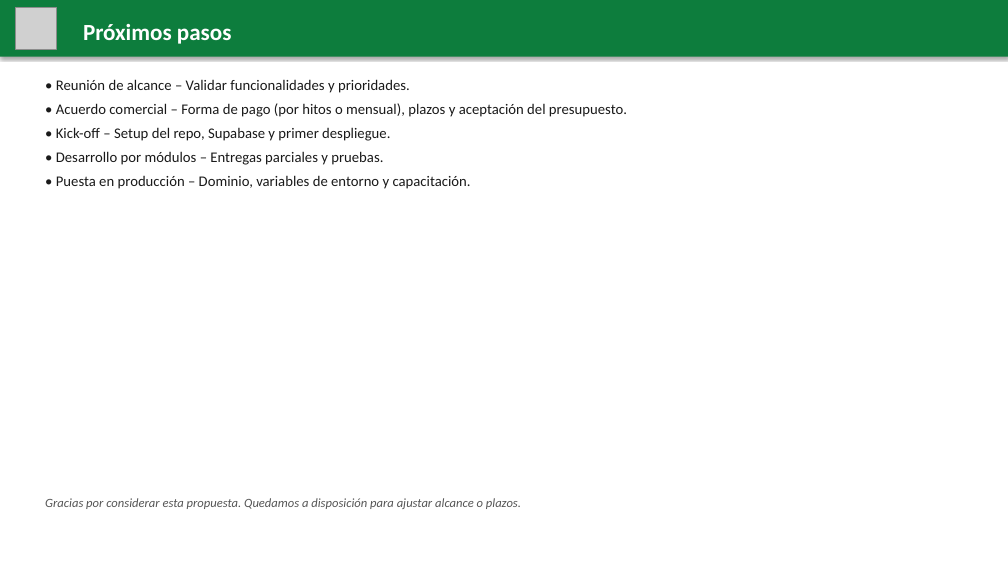
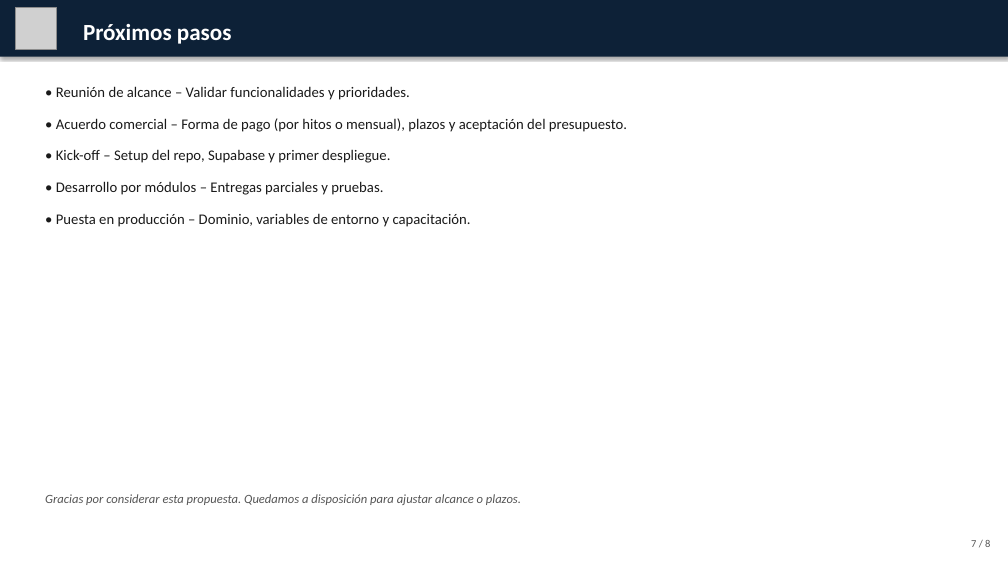
Before and after one commit to lucasbustosmartin-coder/pandy, a slide deck: slide 7 of presentacion/Propuesta_Pandi.pptx. Drawn at 1008x567 pixels with LibreOffice and Linux fonts; fonts in the diff are those of the drawing; grey boxes stand for pictures. Boxes give left, top, right and bottom in pixels: in the first picture for what was removed or moved away, otherwise in the second. Text is boxed around its words. In the diff, an @@ line names an element or a change of style, - is before the commit and + after.

```diff
--- a/presentacion/Propuesta_Pandi.pptx
+++ b/presentacion/Propuesta_Pandi.pptx
@@ rectangle at (x1=0, y1=0, x2=1008, y2=57): fill #0D7D3D to #0D2137 @@
@@ text "• Reunión de alcance – ..." at (x1=56, y1=86, x2=627, y2=227): line spacing 1 to 1.2; more space between paragraphs @@
@@ text "Gracias por considerar esta propuesta. ..." at (x1=45, y1=494, x2=521, y2=505): line spacing 1 to 1.2 @@
@@ text added at (x1=971, y1=540, x2=990, y2=547), 10 pt, text #555555 @@
+7 / 8
```
Also in this commit, not shown: 7 other slides changed, 5 other files.
